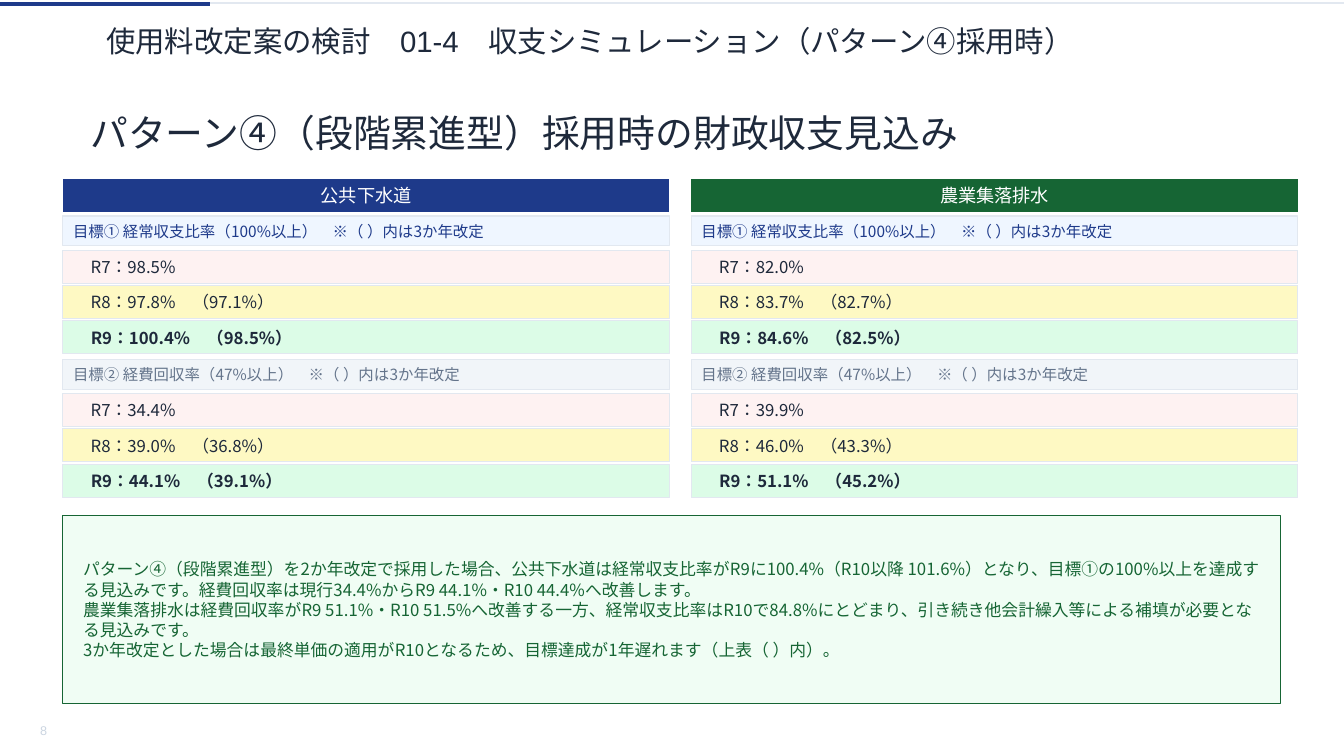
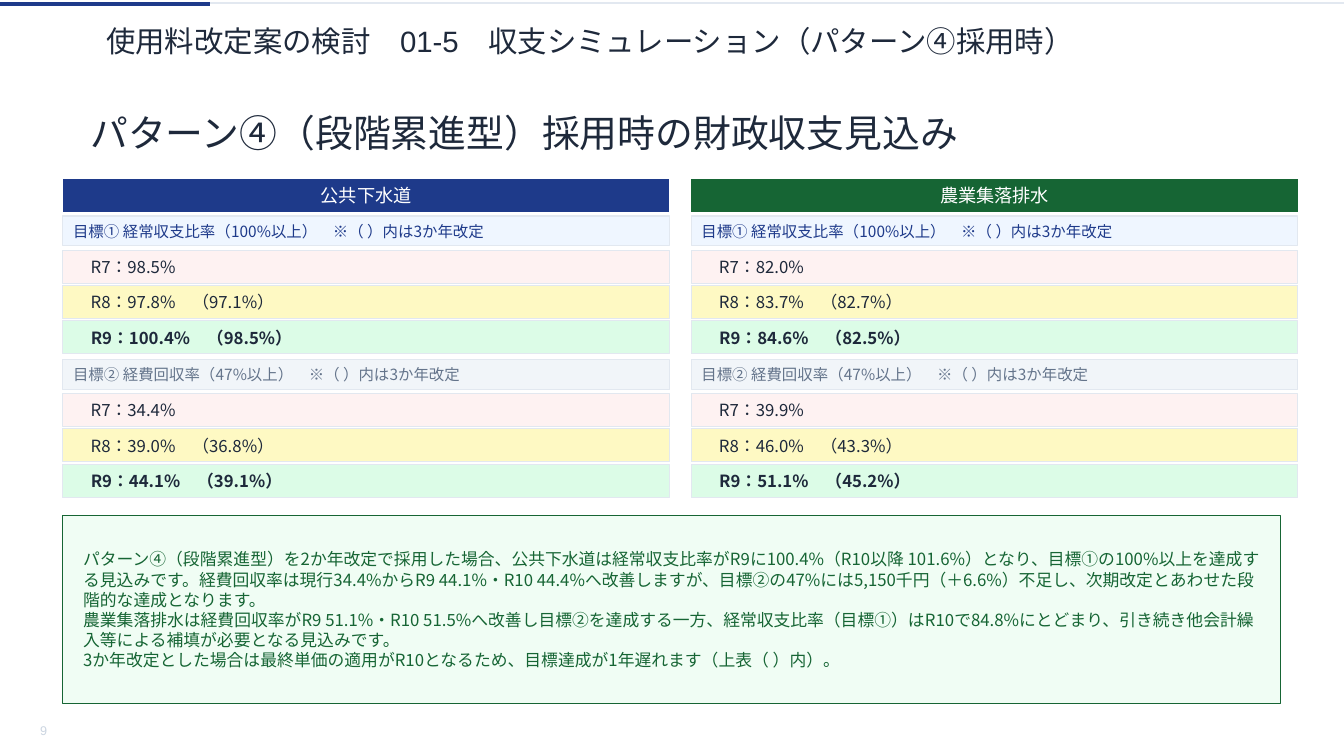
Before and after one commit to ryowakayama-gif/repository, a slide deck: slide 9 of rokko_sewage_council/output/六戸町_第2回審議会資料.pptx (slide 8 before the commit). Drawn at 1344x756 pixels with LibreOffice and Linux fonts; fonts in the diff are those of the drawing. Boxes give left, top, right and bottom in pixels: in the first picture for what was removed or moved away, otherwise in the second. Text is boxed around its words. In the diff, an @@ line names an element or a change of style, - is before the commit and + after.

```diff
--- a/rokko_sewage_council/output/六戸町_第2回審議会資料.pptx
+++ b/rokko_sewage_council/output/六戸町_第2回審議会資料.pptx
@@ text in freeform shape at (x1=106, y1=27, x2=1073, y2=55): text changed @@
-使用料改定案の検討 01-4 収支シミュレーション（パターン④採用時）
+使用料改定案の検討 01-5 収支シミュレーション（パターン④採用時）
@@ text in freeform shape at (x1=83, y1=551, x2=1260, y2=648): text changed @@
-パターン④（段階累進型）を2か年改定で採用した場合、公共下水道は経常収支比率がR9に100.4%（R10以降 101.6%）となり、目標①の100%以上を達成する見込みです。経費回収率は現行34.4%からR9 44.1%・R10 44.4%へ改善します。
-農業集落排水は経費回収率がR9 51.1%・R10 51.5%へ改善する一方、経常収支比率はR10で84.8%にとどまり、引き続き他会計繰入等による補填が必要となる見込みです。
+パターン④（段階累進型）を2か年改定で採用した場合、公共下水道は経常収支比率がR9に100.4%（R10以降 101.6%）となり、目標①の100%以上を達成する見込みです。経費回収率は現行34.4%からR9 44.1%・R10 44.4%へ改善しますが、目標②の47%には5,150千円（＋6.6%）不足し、次期改定とあわせた段階的な達成となります。
+農業集落排水は経費回収率がR9 51.1%・R10 51.5%へ改善し目標②を達成する一方、経常収支比率（目標①）はR10で84.8%にとどまり、引き続き他会計繰入等による補填が必要となる見込みです。
```
Also in this commit, not shown: 32 other slides changed, 2 slides added, 7 other files.
